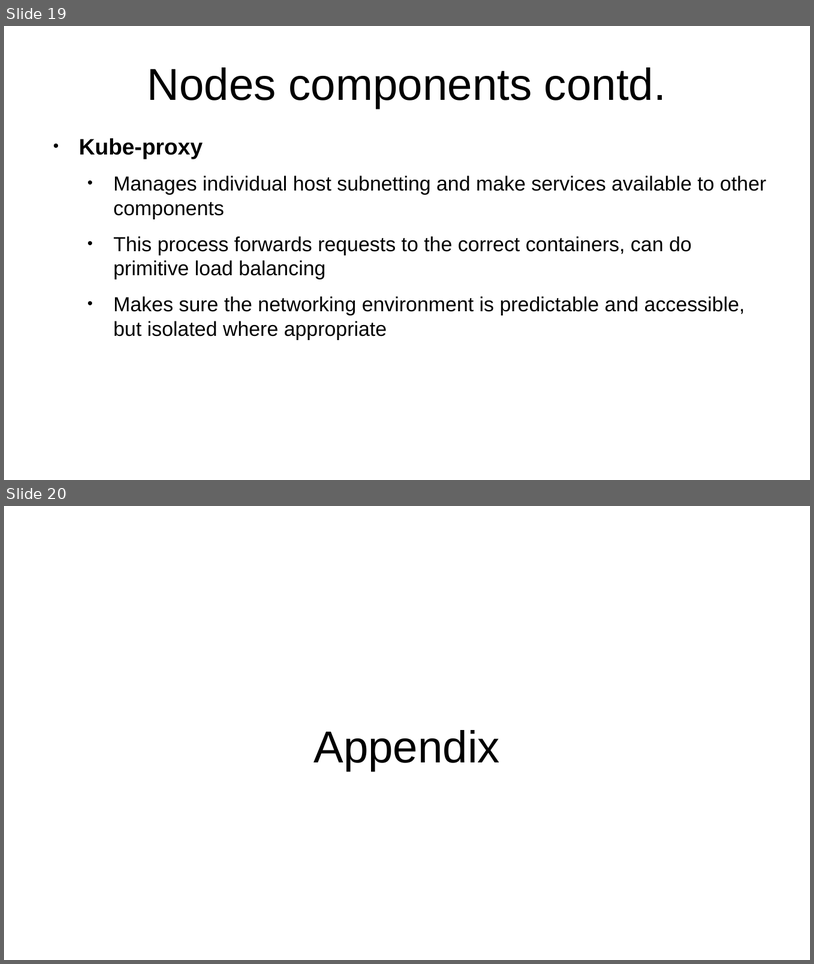
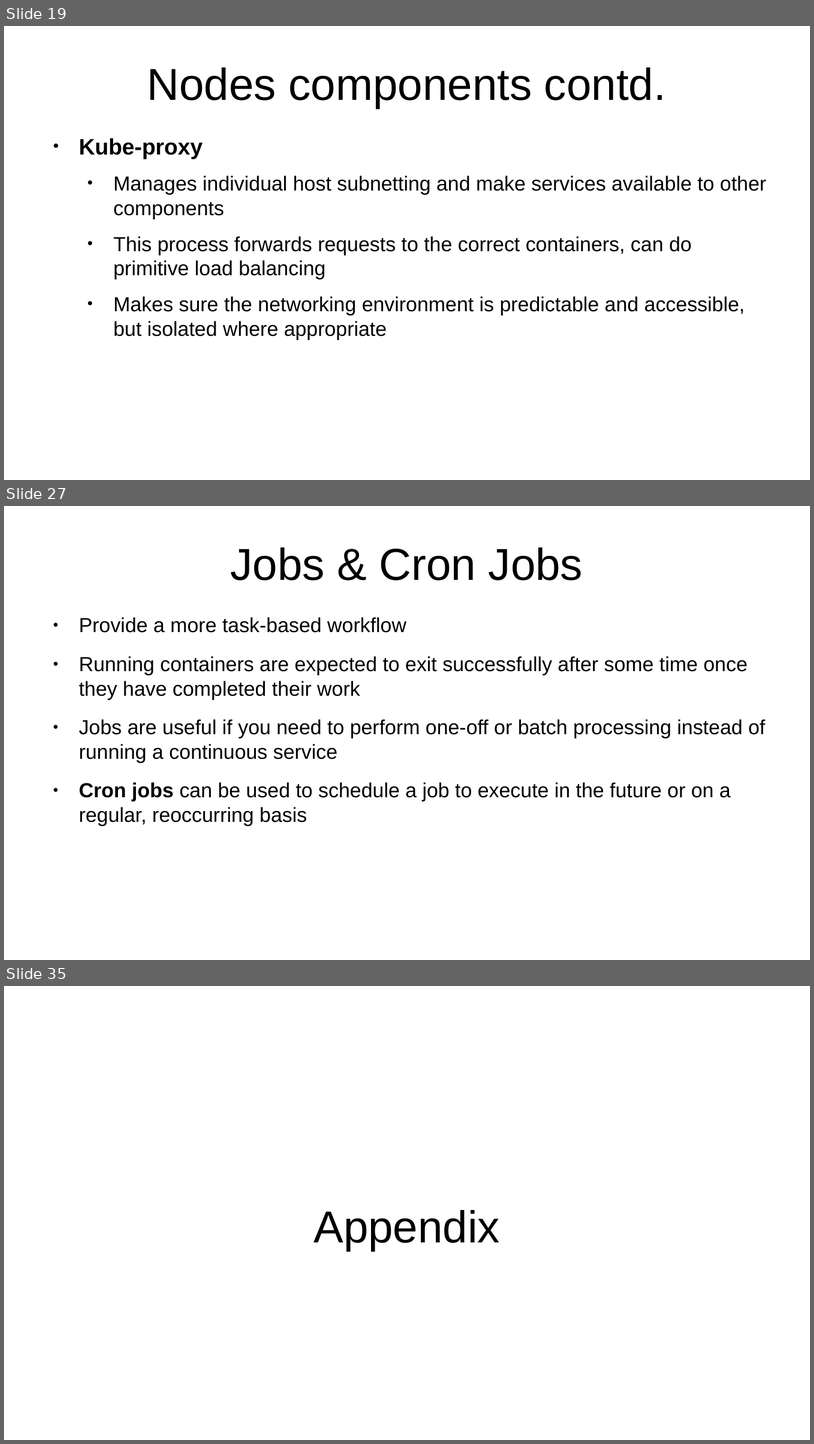
Before and after one commit to ksmane15/docs-k8s, a slide deck: k8s.odp. Shown one above the other, each under a label of ours: slides 19 and 20 before the commit, slides 19, 27 and 35 after it; the slides between them are not shown. The pictures are 814x964 and 814x1444 pixels, drawn with LibreOffice and Linux fonts; fonts in the diff are those of the drawing. Boxes give left, top, right and bottom in pixels: in the first picture for what was removed or moved away, otherwise in the second. Text is boxed around its words. In the diff, an @@ line names an element or a change of style, - is before the commit and + after.

```diff
--- a/k8s.odp
+++ b/k8s.odp
@@ slide 27 added at (4, 506, 810, 960), background #FFFFFF @@
@@ title added at (231, 547, 583, 580), 44 pt, text #000000 @@
+Jobs & Cron Jobs
@@ text added at (79, 617, 765, 826), 20 pt, text #000000 @@
+● Provide a more task-based workflow
+● Running containers are expected to exit successfully after some time once they have completed their work
+● Jobs are useful if you need to perform one-off or batch processing instead of running a continuous service
+● Cron jobs can be used to schedule a job to execute in the future or on a regular, reoccurring basis
@@ what was slide 20 is now slide 35 @@
```
Also in this commit, not shown: 1 slide changed, 14 other slides added.
